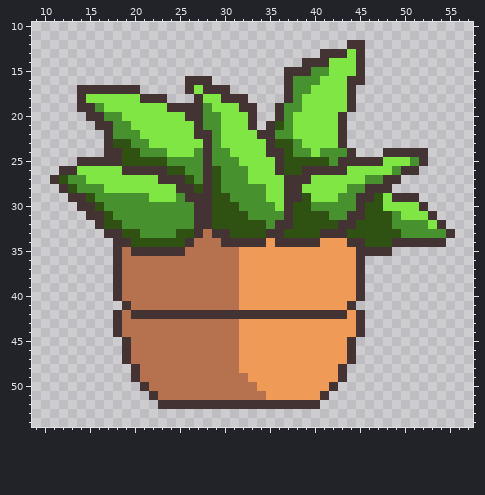
One commit to this pixel-art sprite: src/images/plant1.png. The first picture shows the starting point.
The file is 64x64 pixels. Shown: x 9..57, y 10..54.
After:
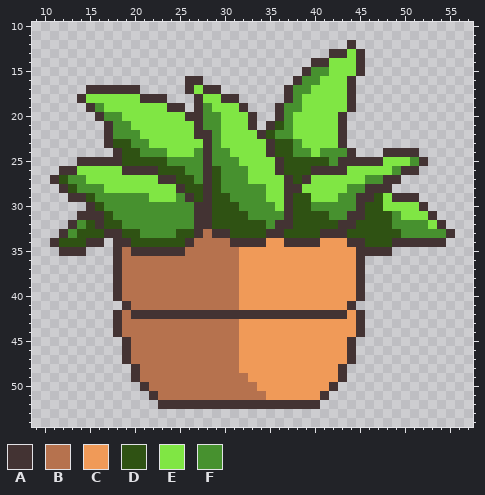
Palette (. is transparent): A #433333  B #b6724e  C #f09a58  D #2f5213  E #80e644  F #47912f
Changes in this commit:
y 12: x 45 A -> .
y 13: x 41 A -> .
y 14: x 39 A -> .
y 15: x 37..38 AA -> ..
y 16: x 28 A -> .; x 37..38 AF -> .A; x 45 A -> .
y 17: x 14 A -> .; x 30 A -> .
y 18: x 32 A -> .
y 19: x 14 A -> .; x 26 A -> .; x 33 A -> .
y 20: x 15 A -> .
y 21: x 16 A -> .
y 22: x 35 A -> D
y 24: x 17 A -> .; x 36 A -> D; x 52 A -> .
y 26: x 23 A -> D; x 39 A -> D
y 27: x 25 A -> D; x 38 A -> D
y 28: x 26 A -> D
y 29: x 27 A -> D; x 38 A -> D
y 30: x 14 A -> .
y 31: x 14 . -> A
y 32: x 13..15 ... -> AFD
y 33: x 12..16 ..... -> AFDDD
y 34: x 11..16 ...... -> ADDDAA; x 30 A -> B; x 36 A -> C
y 35: x 12..14 ... -> AAA
Where, in picture pixels (left, top, right, bottom), the same in both pictures:
erased: (356, 40, 365, 49)
changed: (158, 49, 329, 202)
erased: (356, 76, 365, 85)
erased: (77, 85, 113, 157)
erased: (419, 148, 428, 157)
changed: (50, 202, 104, 256)
changed: (221, 238, 230, 247)
changed: (275, 238, 284, 247)
